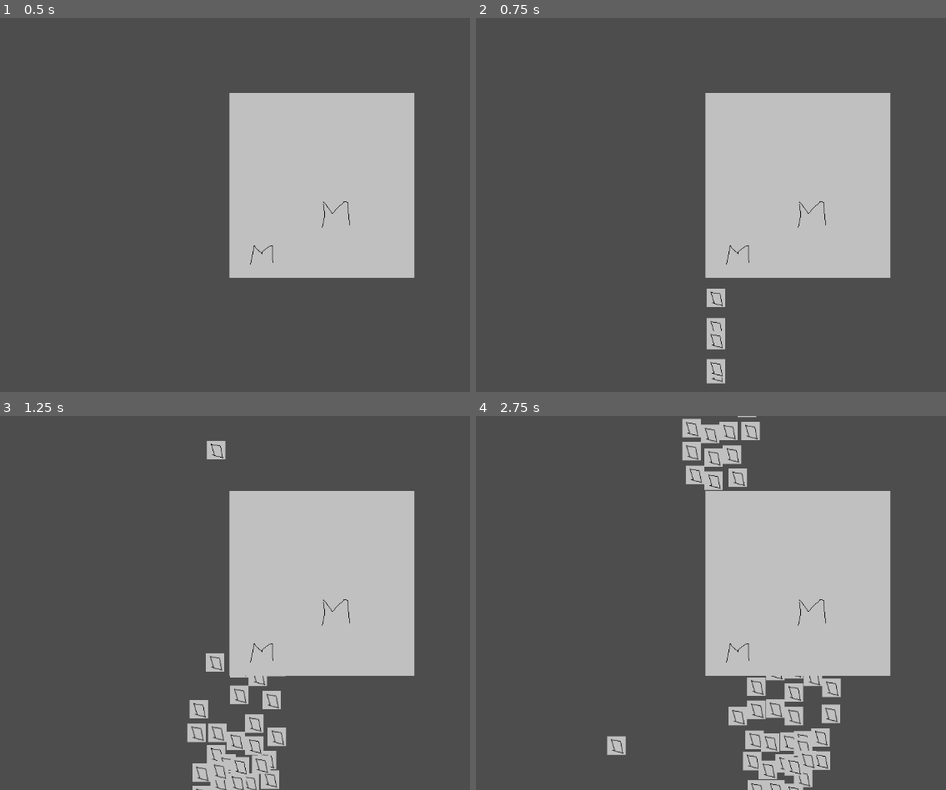
Above: before the commit, frames 1-4 (two rows, left to right).
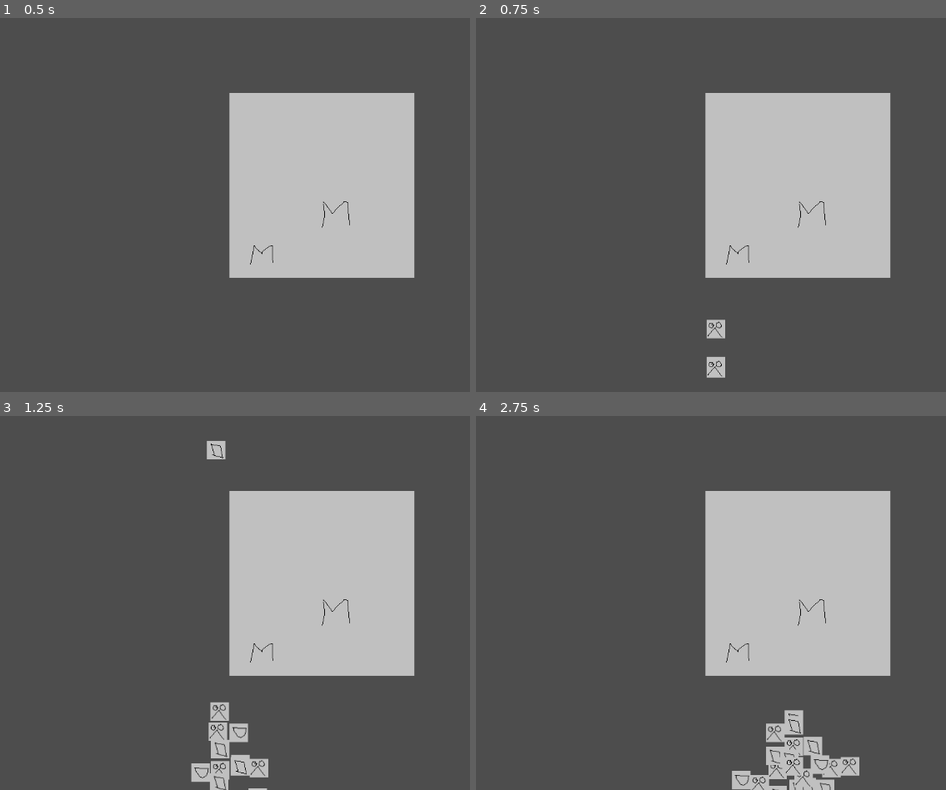
Above: after the commit, the same moments.

Repository: nfraprado/gamejam-2026-01-27
Game: Godot game, scene res://main.tscn
Same seed, same stepped clock (60 frames per second), same inputs: the game is played once before the commit and once after it.
Inputs:
- Up to frame 1 (0.5 s): no input
- Up to frame 2 (0.75 s): tap Enter at 0.5 s; hold A (SendLane1) from 0.53 s (still down)
- Up to frame 3 (1.25 s): keep holding A (SendLane1)
- Up to frame 4 (2.75 s): release A (SendLane1) at 1.28 s; tap S (SendLane2) at 1.35 s; hold D (SendLane3) from 2.03 s (still down)

Frame 1 is identical in both runs. In frame 2, 0.5% of the frame differs, in the area x 49-54%, y 72-98%; in frame 3, 3.1%; in frame 4, 6.1%, in the area x 27-82%, y 0-100%.
Error before the commit: Invalid assignment of property or key 'texture' with value of type 'CompressedTexture2D' on a base object of type 'null instance'. (res://unit.gd:35)

Commit message:
fix spawning

Diff:
--- a/player_spawner.gd
+++ b/player_spawner.gd
@@ -2,6 +2,9 @@
 
 @export var unit_scene: PackedScene
 
+
+enum Type { ROCK, PAPER, SCISSORS }
+enum Master { PLAYER, ENEMY }
 # Called when the node enters the scene tree for the first time.
 func _ready() -> void:
 	pass # Replace with function body.
@@ -25,4 +28,4 @@
 		return
 	add_child(unit)
 	unit.set_global_position(spawn_pos)
-	#unit.set_type($Queue.flush_one_unit())
+	unit.init_unit(randi()%Type.size(), Master.PLAYER)
--- a/queue.gd
+++ b/queue.gd
@@ -1,4 +1,6 @@
 extends Node2D
+
+
 
 const queue_size : int = 3
 
--- a/unit.gd
+++ b/unit.gd
@@ -29,13 +29,13 @@
 func set_type(type):
 	match type:
 		Type.ROCK:
-			$MeshInstance2D.texture = preload("res://rock.png")
+			$CharacterBody2D/MeshInstance2D.texture = preload("res://rock.png")
 			type = Type.ROCK
 		Type.PAPER:
-			$MeshInstance2D.texture = preload("res://paper.png")
+			$CharacterBody2D/MeshInstance2D.texture = preload("res://paper.png")
 			type = Type.PAPER
 		Type.SCISSORS:
-			$MeshInstance2D.texture = preload("res://scissors.png")
+			$CharacterBody2D/MeshInstance2D.texture = preload("res://scissors.png")
 			type = Type.SCISSORS
 
 func set_master(new_master):
